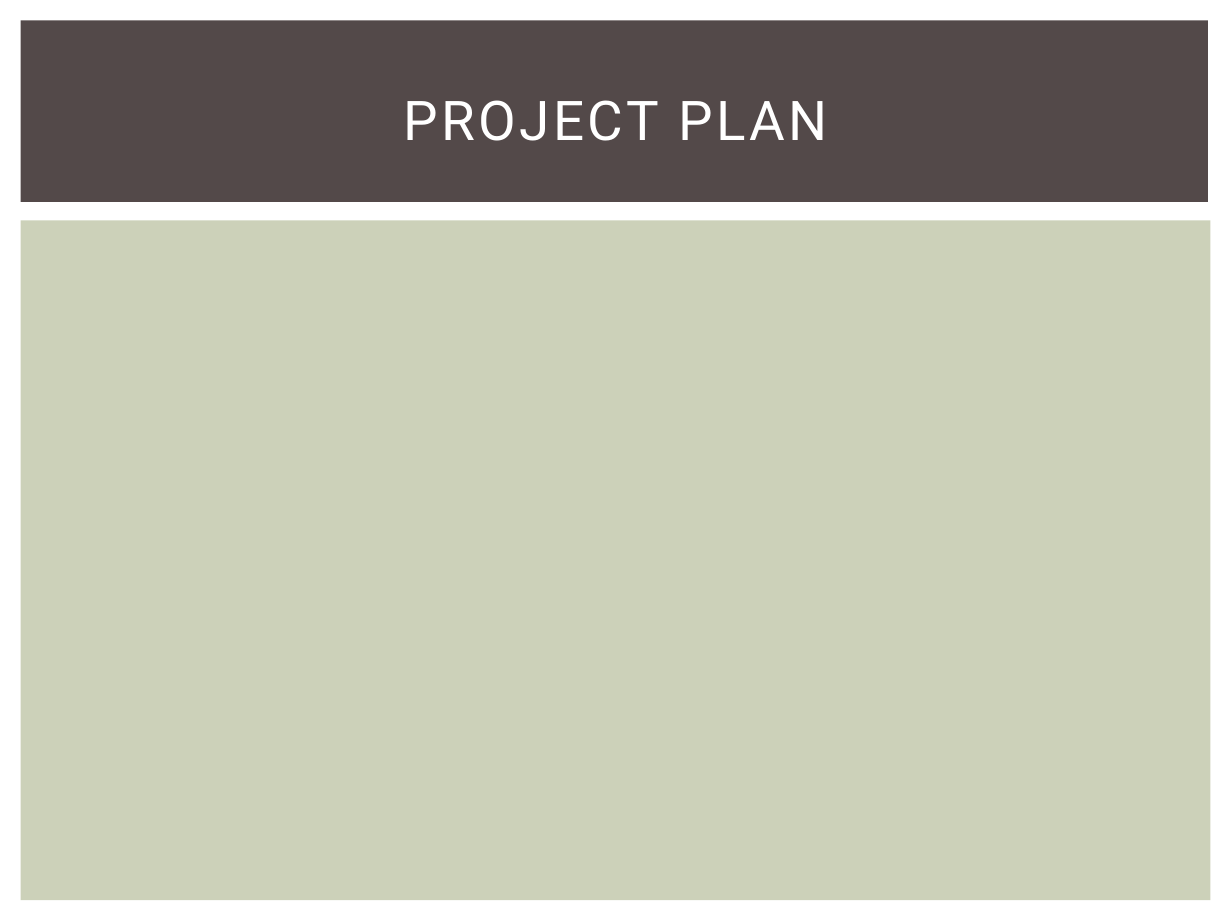
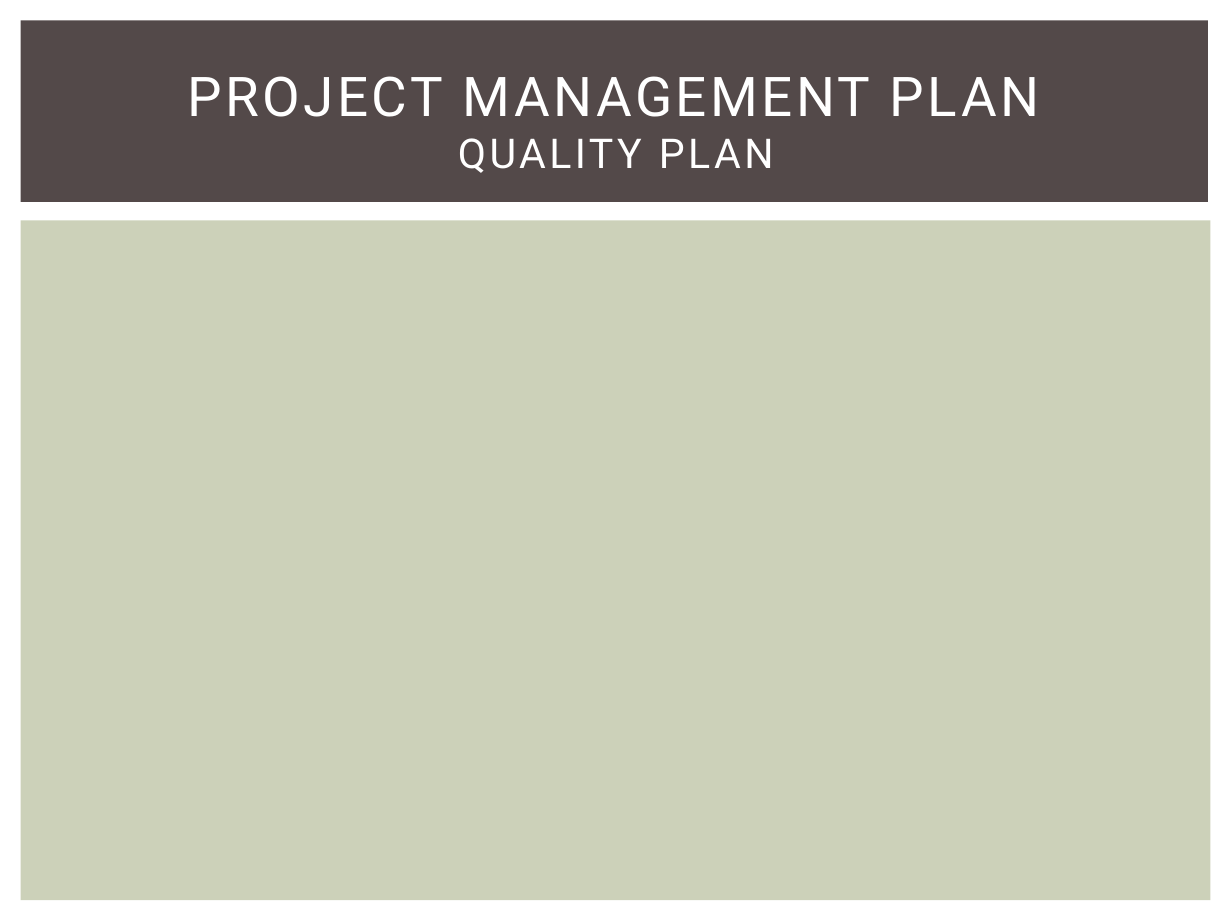
Before and after one commit to skyview059/e-learning-website, a slide deck: slide 12 of Document/Final report/Slide E-Learning project.pptx (slide 8 before the commit). Drawn at 1232x924 pixels with LibreOffice and Linux fonts; fonts in the diff are those of the drawing. Boxes give left, top, right and bottom in pixels: in the first picture for what was removed or moved away, otherwise in the second. Text is boxed around its words. In the diff, an @@ line names an element or a change of style, - is before the commit and + after.

```diff
--- a/Document/Final report/Slide E-Learning project.pptx
+++ b/Document/Final report/Slide E-Learning project.pptx
@@ title at (188, 76, 1040, 173): text changed @@
-PROJECT PLAN
+PROJECT MANAGEMENT PLAN
+QUALITY PLAN
```
Also in this commit, not shown: 7 other slides changed, 4 slides added, 3 slides removed.
